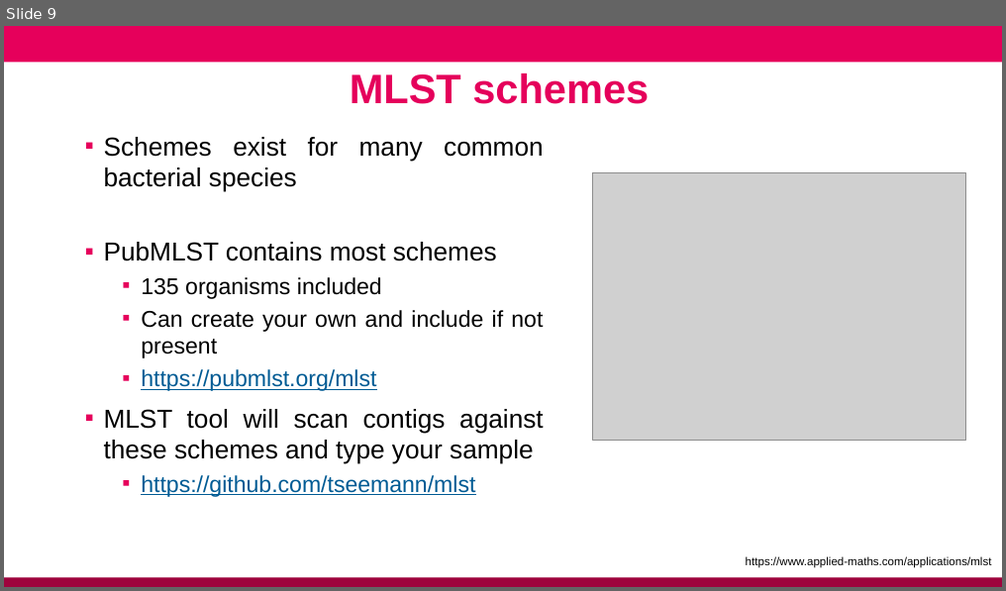
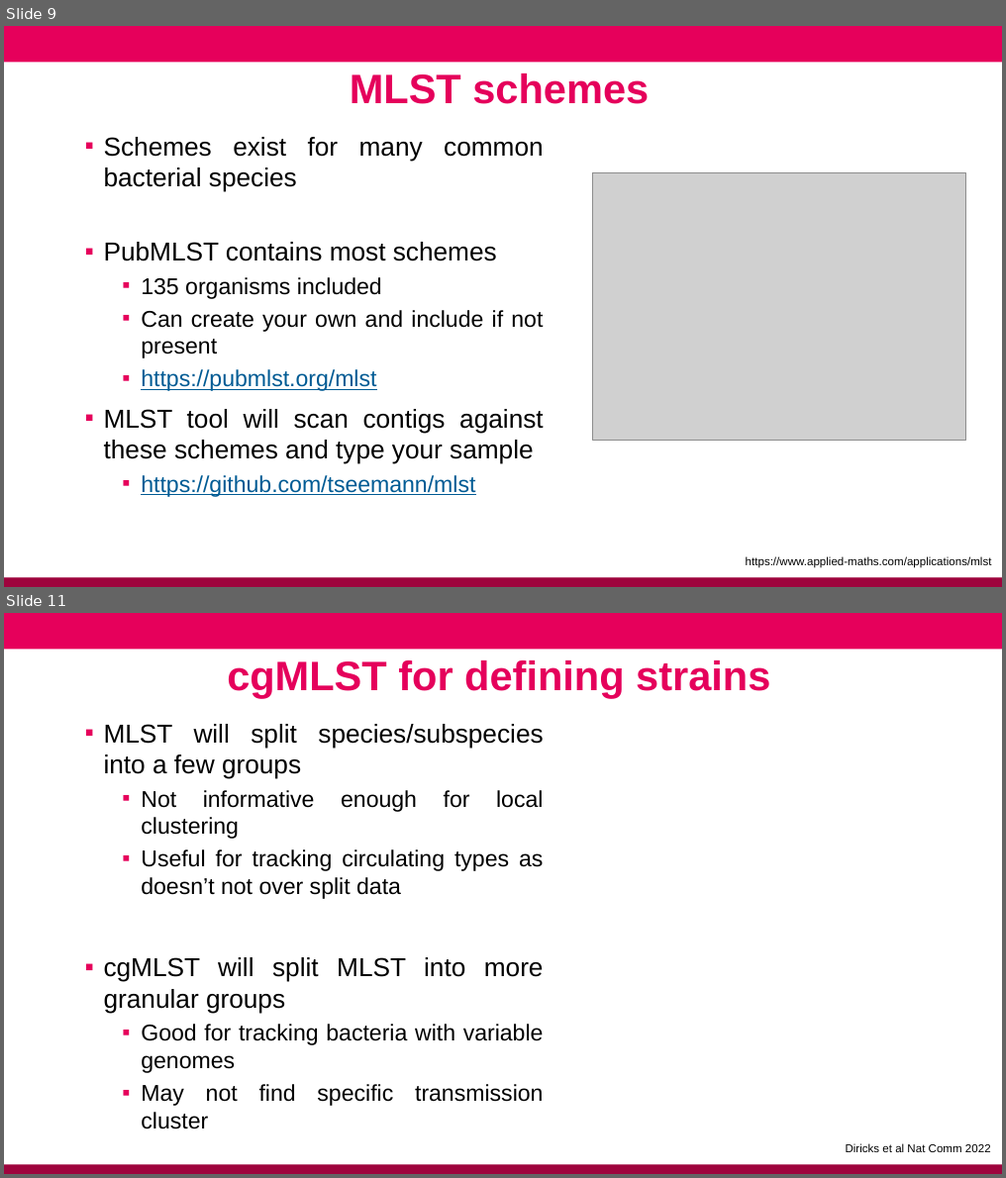
Before and after one commit to conmeehan/conmeehan.github.io, a slide deck: PathogenDataCourse/SlideSets/StrainTypingAndGenEpi.pptx. Shown one above the other, each under a label of ours: slide 9 before the commit, slides 9 and 11 after it; the slides between them are not shown. The pictures are 1006x591 and 1006x1178 pixels, drawn with LibreOffice and Linux fonts; fonts in the diff are those of the drawing; grey boxes stand for pictures; background and template pictures are left out. Boxes give left, top, right and bottom in pixels: in the first picture for what was removed or moved away, otherwise in the second. Text is boxed around its words. In the diff, an @@ line names an element or a change of style, - is before the commit and + after.

```diff
--- a/PathogenDataCourse/SlideSets/StrainTypingAndGenEpi.pptx
+++ b/PathogenDataCourse/SlideSets/StrainTypingAndGenEpi.pptx
@@ slide 11 added at (x1=4, y1=613, x2=1002, y2=1174), background #FFFFFF; not listed: 2 template elements that a slide beside it also shows @@
@@ text added at (x1=227, y1=661, x2=770, y2=698), 39.6 pt, text #E5005B, bold @@
+cgMLST for defining strains
@@ text added at (x1=104, y1=724, x2=544, y2=1130), 22 pt, text #000000 @@
+▪ MLST will split species/subspecies into a few groups
+  ▪ Not informative enough for local clustering
+  ▪ Useful for tracking circulating types as doesn’t not over split data
+▪ cgMLST will split MLST into more granular groups
+  ▪ Good for tracking bacteria with variable genomes
+  ▪ May not find specific transmission cluster
@@ text added at (x1=846, y1=1144, x2=991, y2=1153), 11 pt, text #000000 @@
+Diricks et al Nat Comm 2022
```
Also in this commit, not shown: 4 other slides added, 41 slides removed, 1 other file.
